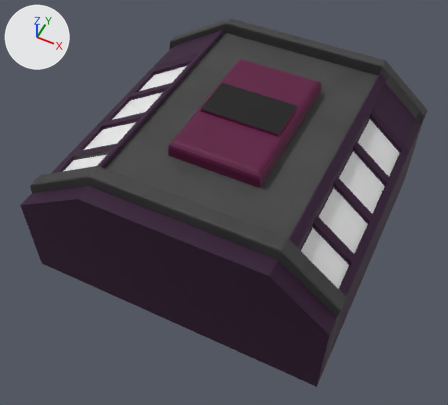
The FBX model Autopilot/Models/JumpDriveCharger_Large.fbx, before and after one commit.
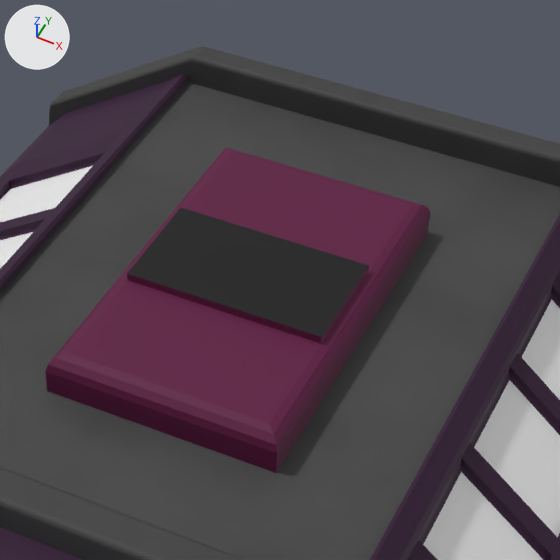
Each version is shown whole from a 50 mm camera at (1.56, -3.38, 3.09) aimed at (0.0, -0.26, -0.8), then close up on the part from 33% to 83% of the width and 0% to 55% of the height. The lights are fixed; the arrows at upper left show +X, +Y and +Z. Vertices at the same position are counted once.
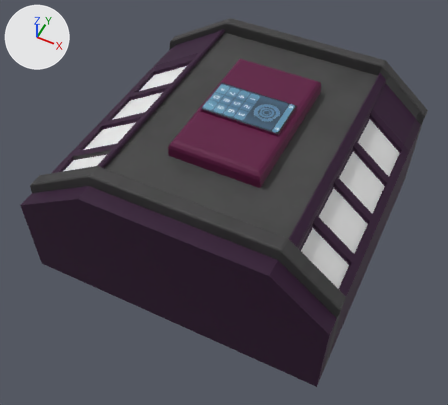
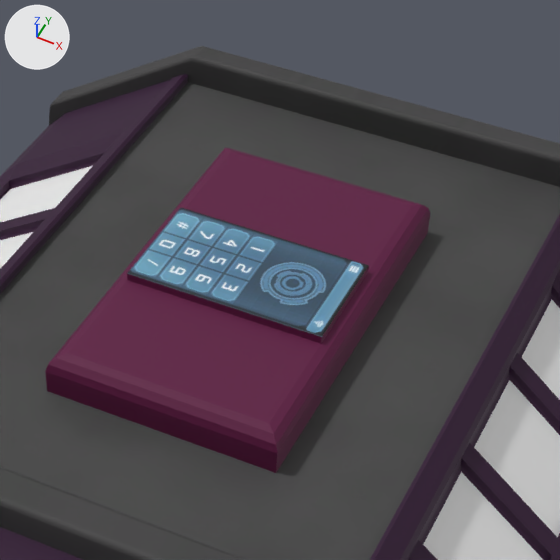
The change, as a list of edits to the scene's bpy script:
```text
Add img_largebattery_me_dds:
    img_largebattery_me_dds = load_image('LargeBattery_me.dds', '../Textures/Models/Cubes/LargeBattery_me.dds', 512, 512, 'sRGB')
Add mat_ctl_panel:
    mat_ctl_panel = principled_material('CTL Panel')
    mat_ctl_panel.texture = img_largebattery_me_dds
    mat_ctl_panel.roughness = 0.69
Change me_cube_002:
    where me_cube_002.from_pydata(...)  # 1526 vertices, 1556 faces; spans x -1.34..1.32, y -1.0..0.35, z -1.32..1.31
    used by ob_cube; location = (0.015, 0.0, -0.285); rotation_euler = (1.571, 0.0, 0.0), in degrees (90, 0, 0); scale = (0.947, 0.947, 0.947)
    me_cube_002 part 1: the 1 face centred in x 0.07, y 0.35, z -0.01 switches from mat_scripted (picture img_autopilot_me_dds) to mat_ctl_panel (picture img_largebattery_me_dds)
    add me_cube_002.materials.append(mat_ctl_panel)  # picture img_largebattery_me_dds
```

Where the change shows, as pixel boxes (x1, y1, x2, y2) in the close-ups (560 x 560 px):
part 1 of me_cube_002, recoloured (black to blue): (127, 208, 369, 337) in both
